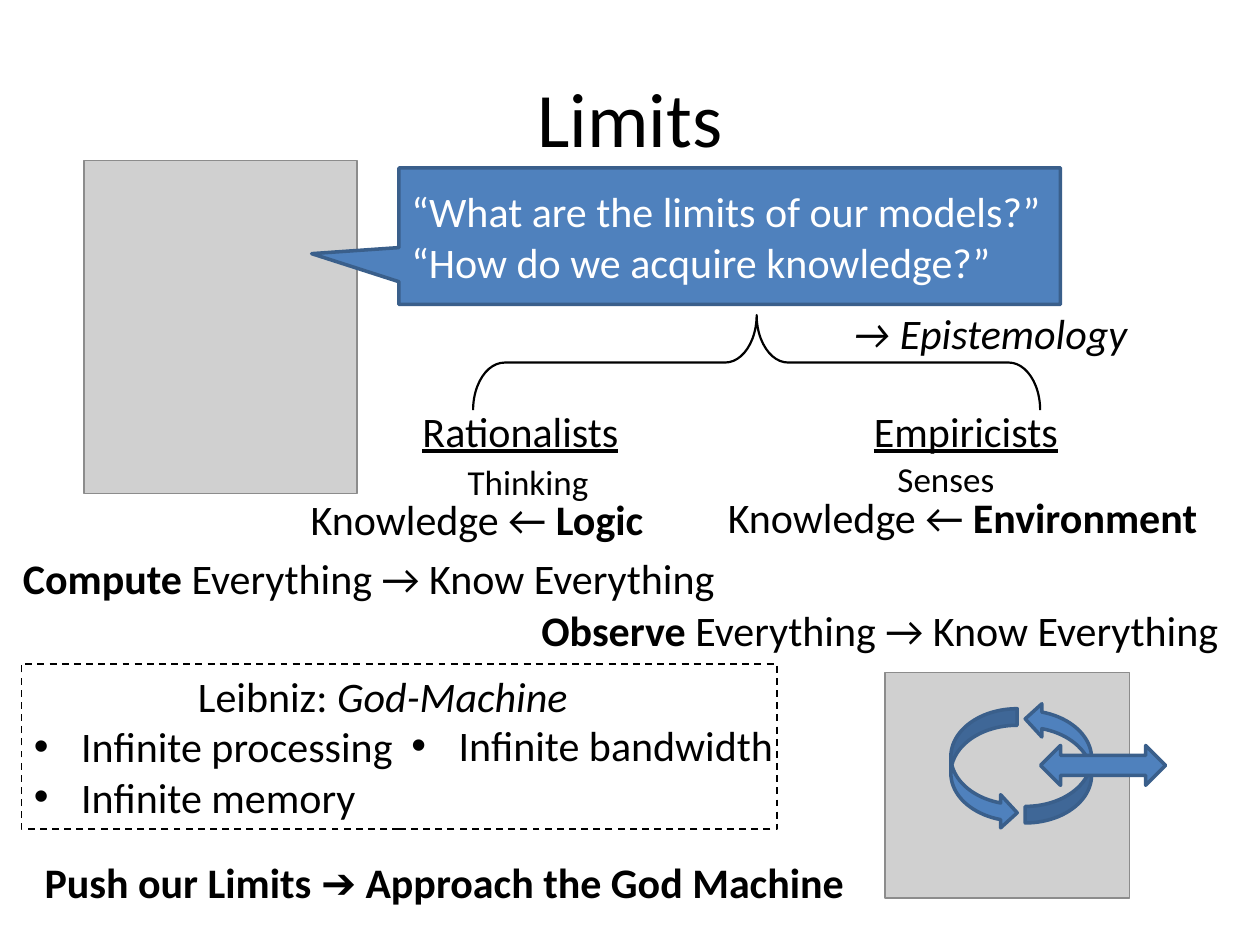
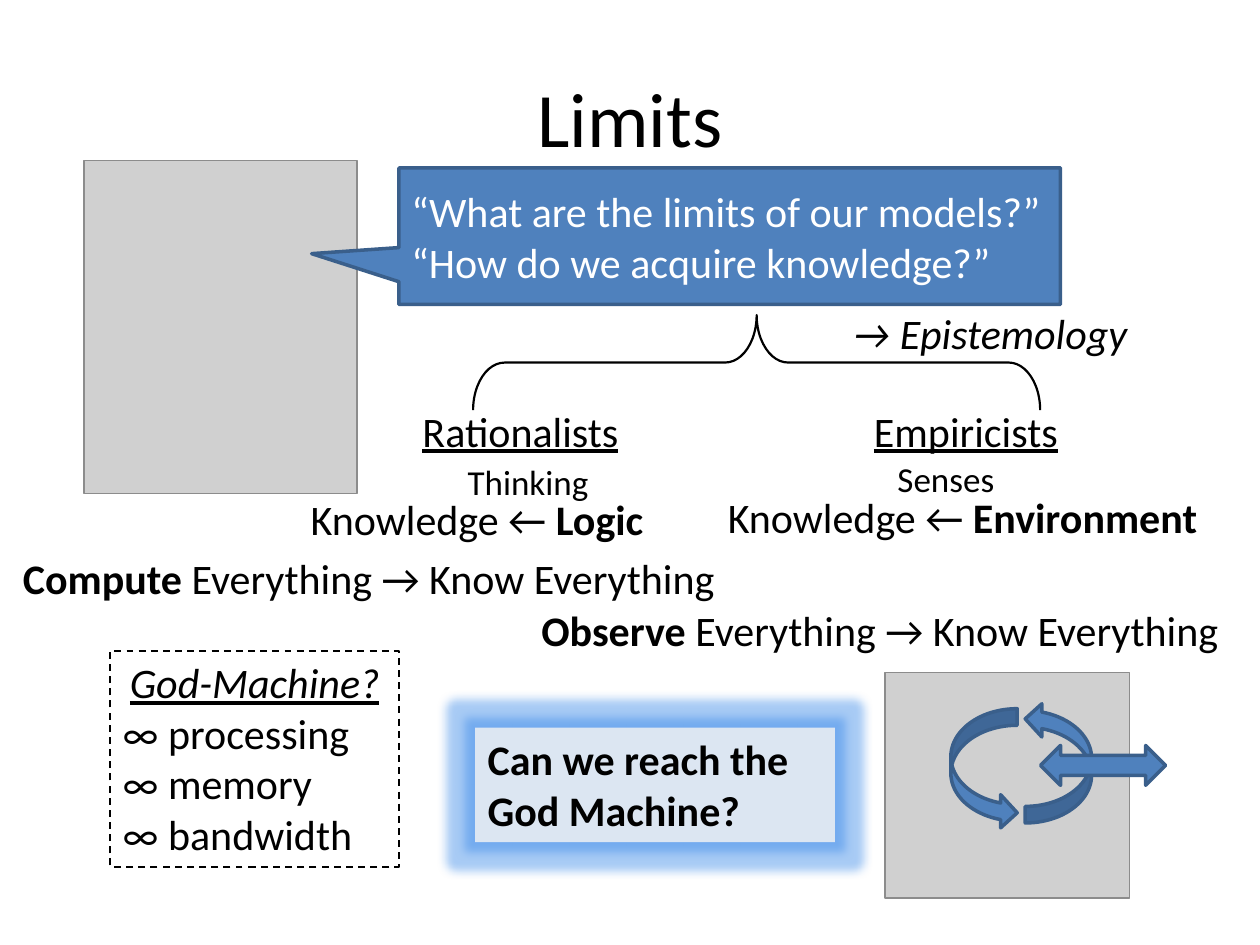
Before and after one commit to dhutchis/ModelTalk, a slide deck: slide 4 of ModelTalk.pptx (slide 5 before the commit). Drawn at 1260x945 pixels with LibreOffice and Linux fonts; fonts in the diff are those of the drawing; grey boxes stand for pictures. Boxes give left, top, right and bottom in pixels: in the first picture for what was removed or moved away, otherwise in the second. Text is boxed around its words. In the diff, an @@ line names an element or a change of style, - is before the commit and + after.

```diff
--- a/ModelTalk.pptx
+++ b/ModelTalk.pptx
@@ rectangle "God-Machine?": place and size @@
-rectangle "God-Machine?" at <box>21,664,777,829</box>
+rectangle "God-Machine?" at <box>111,650,399,867</box>
@@ text in rectangle at <box>130,668,380,851</box>: text changed @@
-Leibniz: God-Machine
-• Infinite processing
-• Infinite memory
+God-Machine?
+∞ processing
+∞ memory
+∞ bandwidth
@@ text removed at <box>459,731,773,762</box> @@
-• Infinite bandwidth
@@ rectangle added at <box>475,727,835,842</box>, fill #DCE6F2, 24 pt, text #000000, bold @@
+Can we reach the God Machine?
@@ text removed at <box>45,868,843,905</box> @@
-Push our Limits ➔ Approach the God Machine
```
Also in this commit, not shown: 4 other slides changed, 4 slides added, 1 other file.
